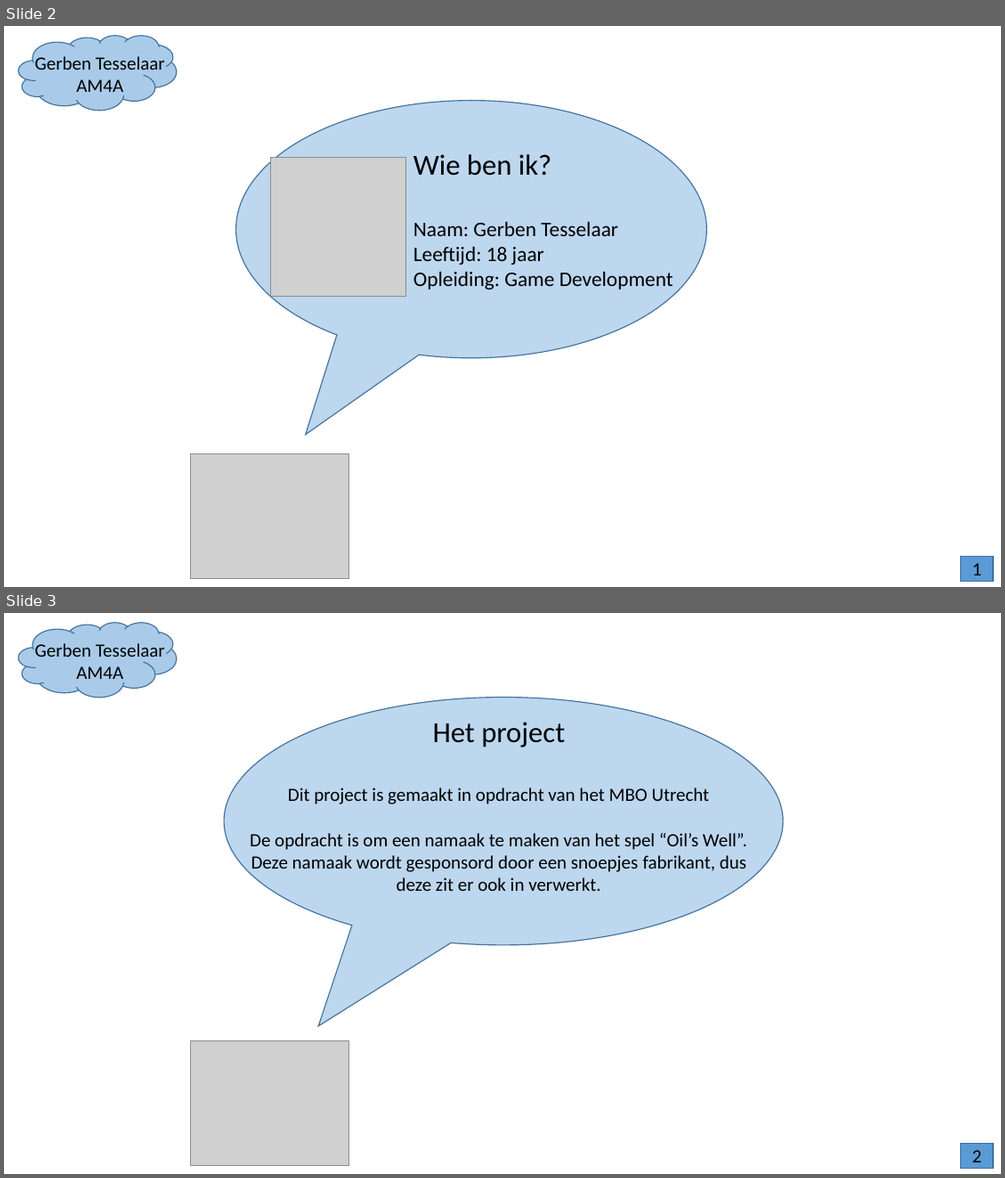
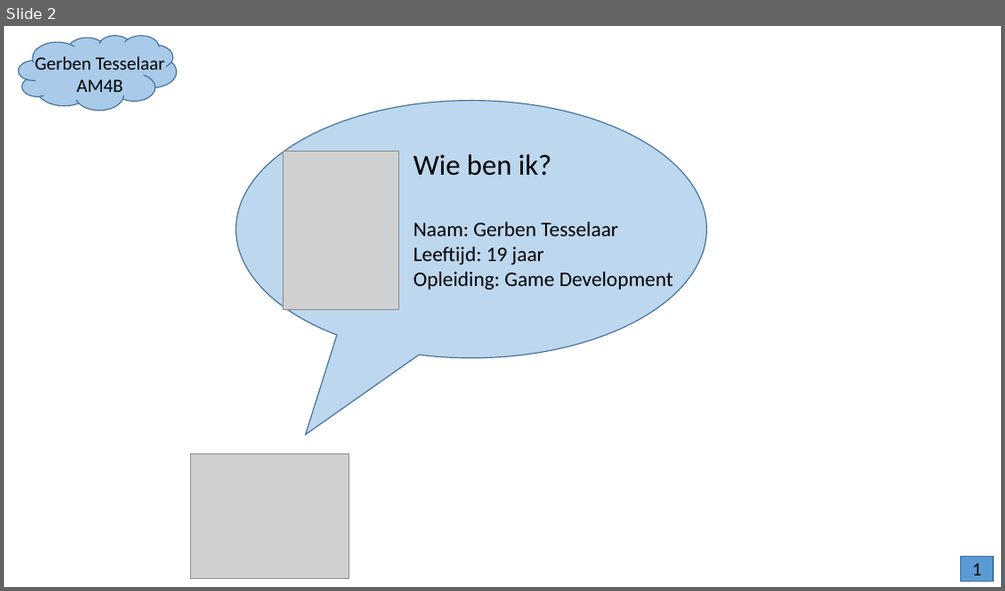
Before and after one commit to JohnnyDeeee/Oils-Well, a slide deck: Documentation/v0.0.6/Presentation 2.pptx. Shown one above the other, each under a label of ours: slides 2 and 3 before the commit, slide 2 after it. The pictures are 1005x1178 and 1005x591 pixels, drawn with LibreOffice and Linux fonts; fonts in the diff are those of the drawing; grey boxes stand for pictures; background and template pictures are left out. Boxes give left, top, right and bottom in pixels: in the first picture for what was removed or moved away, otherwise in the second. Text is boxed around its words. In the diff, an @@ line names an element or a change of style, - is before the commit and + after.

```diff
--- a/Documentation/v0.0.6/Presentation 2.pptx
+++ b/Documentation/v0.0.6/Presentation 2.pptx
@@ slide 3 removed at (4,613,1001,1174), background picture (left out) @@
@@ cloud removed at (18,623,176,698) @@
@@ text removed at (35,643,165,685) @@
-Gerben Tesselaar
-AM4A
@@ speech bubble removed at (224,698,783,945) @@
@@ text removed at (250,722,747,891) @@
-Het project
-Dit project is gemaakt in opdracht van het MBO Utrecht
-De opdracht is om een namaak te maken van het spel “Oil’s Well”.
-Deze namaak wordt gesponsord door een snoepjes fabrikant, dus
-deze zit er ook in verwerkt.
@@ picture removed at (190,1041,349,1166) @@
@@ rectangle removed at (961,1143,994,1167) @@
@@ text removed at (972,1150,982,1168) @@
-2
@@ slide 2 changed as well @@
@@ text at (77,79,123,98): text changed @@
-AM4A
+AM4B
@@ picture: place and size @@
-picture at (270,158,405,296)
+picture at (283,151,399,309)
@@ text at (413,246,544,265): text changed @@
-Leeftijd: 18 jaar
+Leeftijd: 19 jaar
```
Also in this commit, not shown: 3 other slides changed, 4 slides added, 7 other slides removed, 1 other file.
